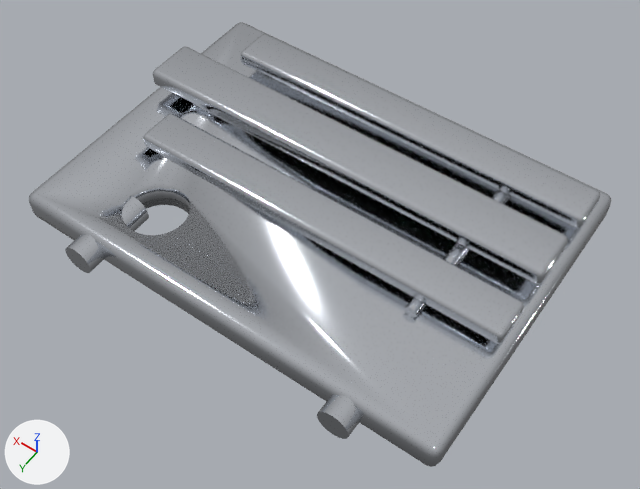
The Blender file tools/video/marble_music/assets/instruments/kalimba/model.blend, before and after one commit.
Both versions are drawn from a camera (50 mm lens) standing at (-0.453, 0.689, 0.888) and looking at (-0.033, 0.1, -0.037). Lighting does not change. The marker at lower left points along +X, +Y and +Z. The older version comes first.

The first picture shows 'kalimba_default'.
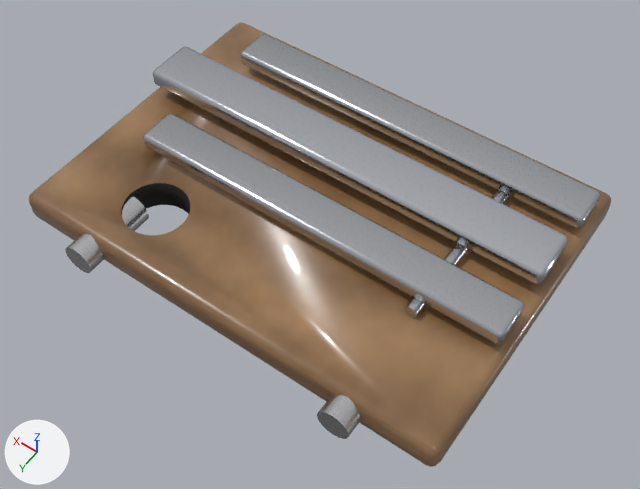
What differs and where, as boxes (x1, y1, x2, y2) in the pictures (640 x 489 px):
part 1 of me_kalimba_default, recoloured
    both: (145, 34, 600, 344)
part 2 of me_kalimba_default, recoloured
    both: (143, 34, 265, 146)
part 3 of me_kalimba_default, recoloured (white to brown)
    both: (29, 22, 605, 465)
part 4 of me_kalimba_default, recoloured
    both: (426, 193, 611, 467)
part 5 of me_kalimba_default, recoloured (white to black)
    both: (121, 183, 190, 214)
part 6 of me_kalimba_default, recoloured
    both: (319, 395, 361, 434)
part 7 of me_kalimba_default, recoloured
    both: (69, 196, 149, 268)

Edits to the bpy script that builds the scene:
```text
Add mat_kal_steel:
    mat_kal_steel = principled_material('kal_steel')
    mat_kal_steel.base_color = (0.62, 0.64, 0.68)  # light grey #ced1d7
    mat_kal_steel.metallic = 1.0
    mat_kal_steel.roughness = 0.18
Add mat_kal_wood:
    mat_kal_wood = bpy.data.materials.new('kal_wood')
    # nodes: BsdfPrincipled, Mapping, Math, OutputMaterial, TexCoord, TexNoise, TexWave, ValToRGB
    # colours: brown #6f5030, brown #a27c55
Add mat_pin:
    mat_pin = principled_material('pin')
    mat_pin.base_color = (0.7, 0.7, 0.72)  # light grey #dadadd
    mat_pin.metallic = 1.0
    mat_pin.roughness = 0.25
Add mat_kal_dark:
    mat_kal_dark = principled_material('kal_dark')
    mat_kal_dark.base_color = (0.01, 0.008, 0.006)  # black #191612
    mat_kal_dark.roughness = 0.9
Change me_kalimba_default:
    where me_kalimba_default.from_pydata(...)  # 544 vertices, 480 faces; spans x -0.32..0.32, y -0.175..0.31, z -0.047..0.045
    used by ob_kalimba_default; location = (0.0, 0.0, 0.0)
    me_kalimba_default part 1: 132 of the faces centred in x -0.31..-0.035, y -0.15..0.15, z 0.0..0.036 switch from mat_kalimba_body_default (white #dde1e7) to mat_kal_steel (light grey #ced1d7)
    me_kalimba_default part 2: 82 of the faces centred in x 0.235..0.24, y -0.135..0.135, z 0.012..0.036 switch from mat_kalimba_body_default (white #dde1e7) to mat_kal_steel (light grey #ced1d7)
    me_kalimba_default part 3: 59 of the faces centred in x 0.0..0.32, y -0.175..0.285, z -0.045..0.0 switch from mat_kalimba_body_default (white #dde1e7) to mat_kal_wood
    me_kalimba_default part 4: 41 of the faces centred in x -0.32..-0.311, y -0.174..0.284, z -0.044..-0.001 switch from mat_kalimba_body_default (white #dde1e7) to mat_kal_wood
    me_kalimba_default part 5: all 32 faces centred in x 0.115..0.205, y 0.155..0.245, z -0.023 switch from mat_kalimba_body_default (white #dde1e7) to mat_kal_dark (black #191612)
    me_kalimba_default part 6: 18 of the faces centred in x -0.221..-0.179, y 0.2..0.31, z -0.046..-0.004 switch from mat_kalimba_body_default (white #dde1e7) to mat_pin (light grey #dadadd)
    me_kalimba_default part 7: 18 of the faces centred in x 0.179..0.221, y 0.2..0.31, z -0.046..-0.004 switch from mat_kalimba_body_default (white #dde1e7) to mat_pin (light grey #dadadd)
```
